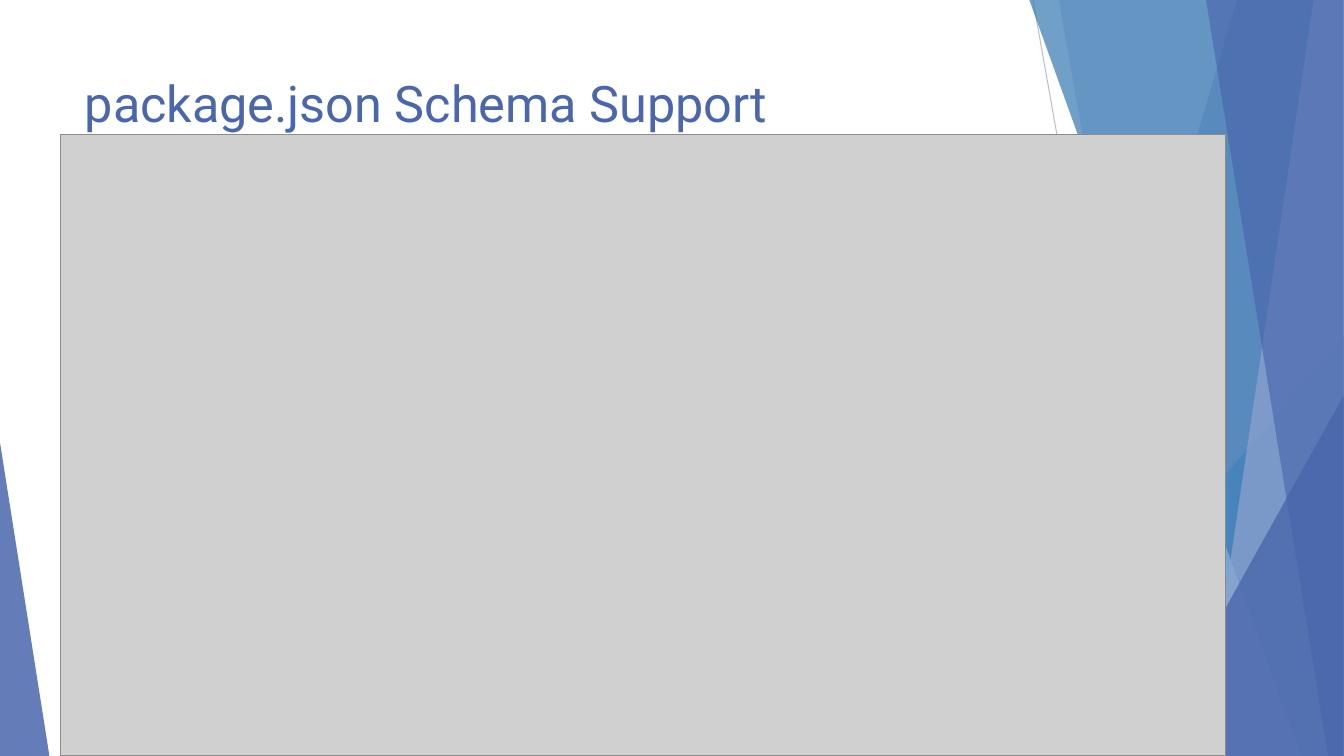
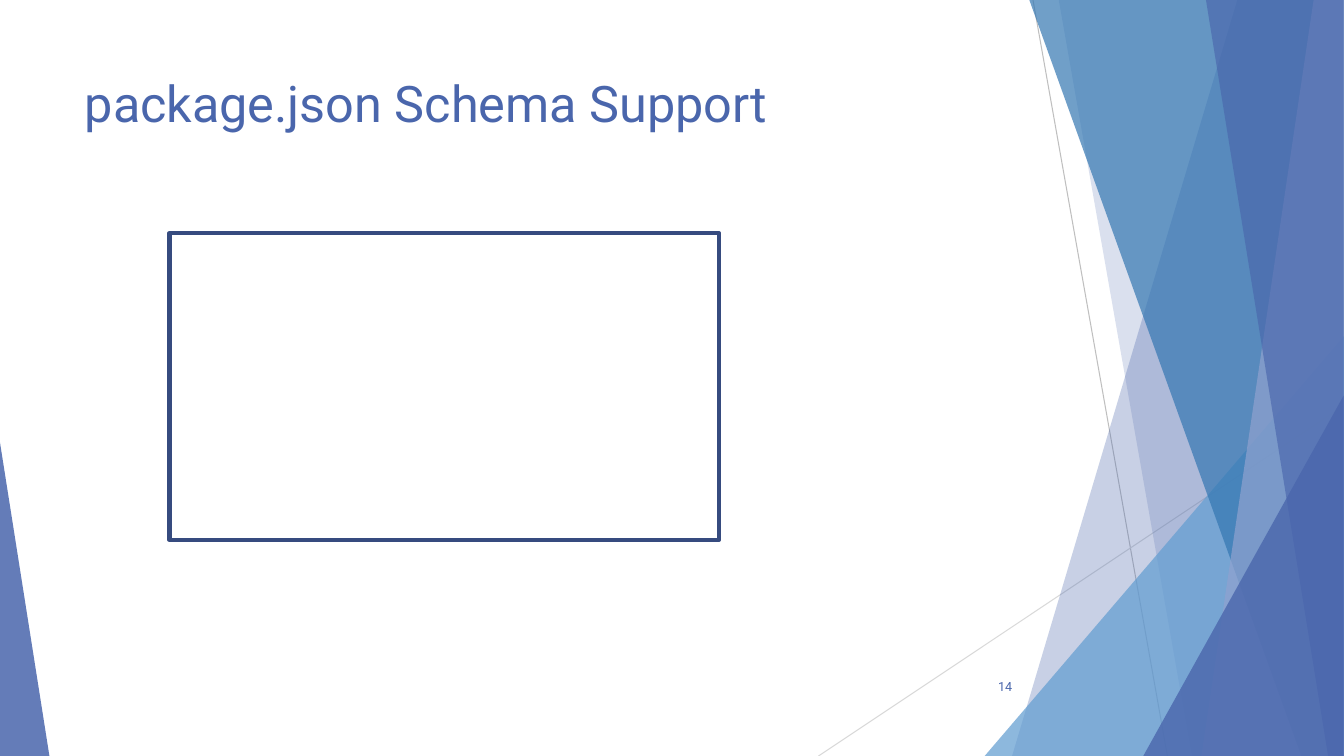
Before and after one commit to scottaddie/slide-decks, a slide deck: slide 14 of Intro to JavaScript Tooling in VS Code - MKEJS.pptx. Drawn at 1344x756 pixels with LibreOffice and Linux fonts; fonts in the diff are those of the drawing; grey boxes stand for pictures; background and template pictures are left out. Boxes give left, top, right and bottom in pixels: in the first picture for what was removed or moved away, otherwise in the second. Text is boxed around its words. In the diff, an @@ line names an element or a change of style, - is before the commit and + after.

```diff
--- a/Intro to JavaScript Tooling in VS Code - MKEJS.pptx
+++ b/Intro to JavaScript Tooling in VS Code - MKEJS.pptx
@@ picture removed at <box>60,135,1227,756</box> @@
@@ rectangle added at <box>169,233,719,539</box>, outline #374B7F 3 pt @@
@@ page number added at <box>998,682,1012,691</box>, 9 pt, text #4A66AC @@
+14
```
Also in this commit, not shown: 3 other slides changed.
